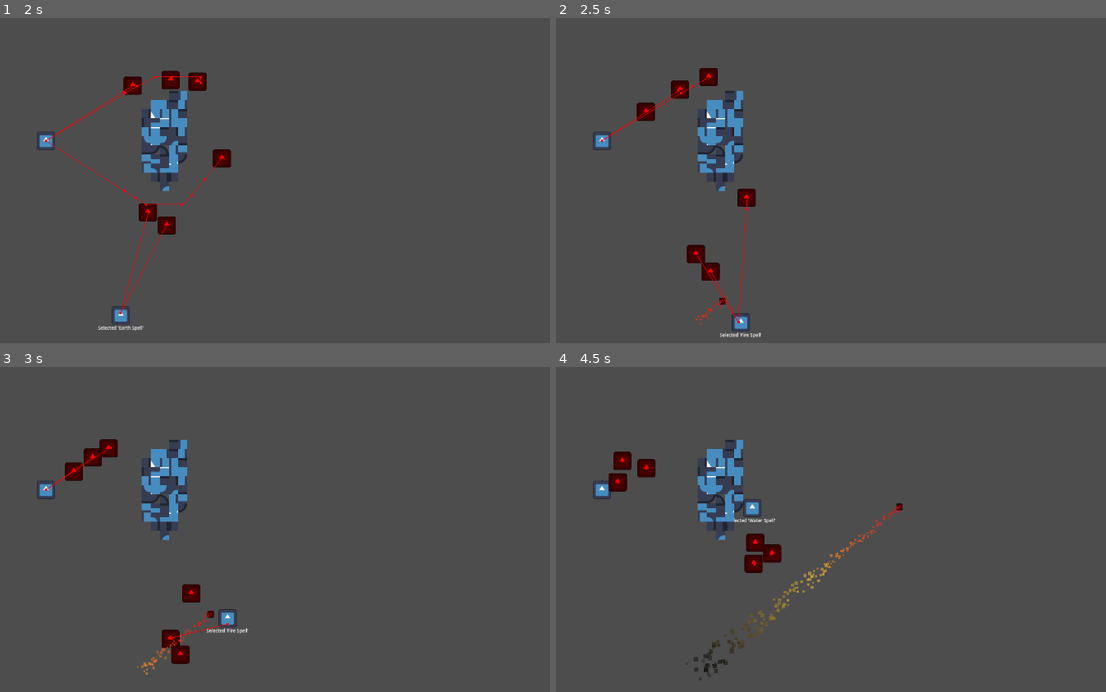
Above: before the commit, frames 1-4 (two rows, left to right).
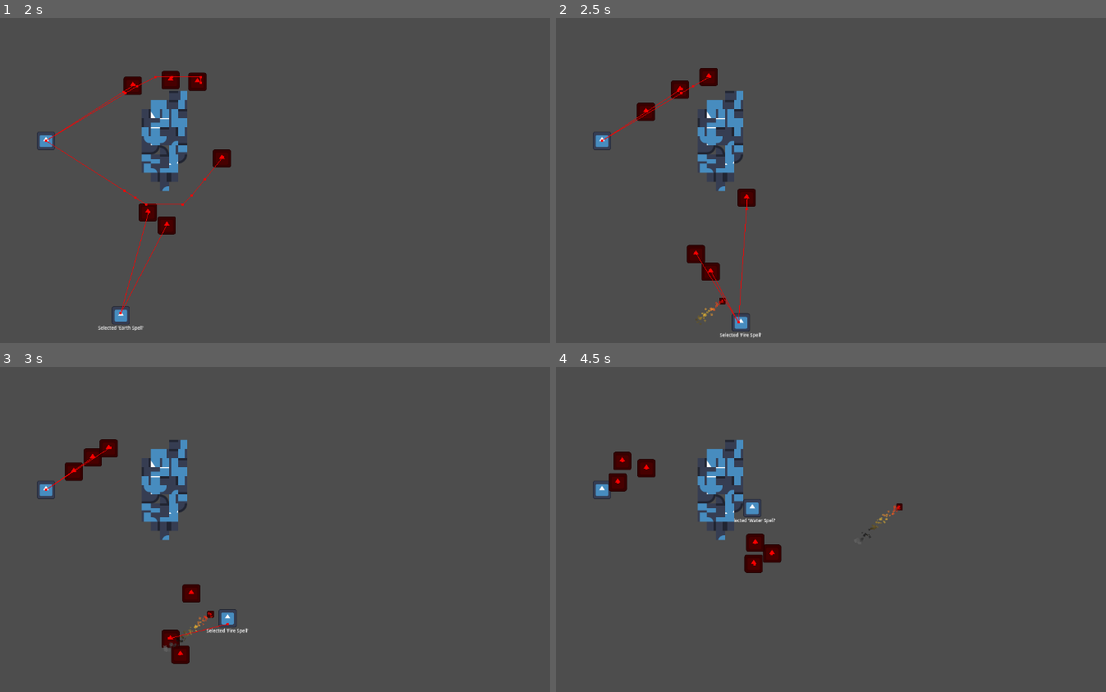
Above: after the commit, the same moments.

Repository: NIK-Pro-coder/coop-roguelike-reborn
Game: Godot game, scene res://main.tscn
Two runs of this game, one before a commit and one after it. Both use one fixed random seed, a clock stepped at 60 frames per second and the inputs below. The engine's default icon, where the game draws it, is replaced by a stand-in: a white triangle on a blue panel in a dark square.
Inputs (mouse positions are in pixels of both pictures, inside the frame that each line leads up to):
- Up to frame 1 (2 s): tap Enter at 0.5 s; move the mouse to (467, 183) at 0.52 s; hold D (right) 0.53-1.28 s; hold Tab (cycle_spell) 0.53-1.28 s; click (467, 183) at 0.67 s; move the mouse to (192, 219) at 1.27 s; hold S (down) from 1.28 s (still down); right-click (192, 219) at 1.35 s; click (192, 219) at 1.42 s
- Up to frame 2 (2.5 s): move the mouse to (946, 122) at 2.02 s; release S (down) at 2.03 s; hold D (right) from 2.03 s (still down); hold Tab (cycle_spell) from 2.03 s (still down); click (946, 122) at 2.17 s
- Up to frame 3 (3 s): move the mouse to (291, 623) at 2.77 s; release D (right) at 2.78 s; release Tab (cycle_spell) at 2.78 s; hold W (up) from 2.78 s (still down); right-click (291, 623) at 2.85 s; click (291, 623) at 2.92 s
- Up to frame 4 (4.5 s): move the mouse to (1078, 607) at 3.52 s; release W (up) at 3.53 s; hold Tab (cycle_spell) 3.53-4.28 s; hold A (left) from 3.53 s (still down); click (1078, 607) at 3.67 s; move the mouse to (682, 497) at 4.27 s; right-click (682, 497) at 4.35 s; click (682, 497) at 4.42 s

Frame 1 is identical in both runs. In frame 2, less than 0.1% of the frame differs, in the area x 25-31%, y 86-95%; in frame 3, 0.2%; in frame 4, 0.7%, in the area x 25-63%, y 42-95%.

Commit message:
Fixed fireball flying particles + Added fireball explosion particles

Diff:
--- a/Hitbox/projectile.gd
+++ b/Hitbox/projectile.gd
@@ -13,7 +13,7 @@
 
 @export var lifetime: float = -1.0
 
-@export var piercing: int = 3
+@export var piercing: int = -1
 var pierced: int = 0
 
 var hitbox: Hitbox
@@ -22,7 +22,8 @@
   hitbox = Hitbox.new()
   add_child(hitbox)
   hitbox.hit.connect(func(what: Hurtbox) -> void:
-    pierced += 1
+    if piercing >= 0:
+      pierced += 1
     if pierced > piercing:
       expire()
     hit_enemy(what)
@@ -33,7 +34,10 @@
 
   var timer: Timer = Timer.new()
   timer.autostart = true
+  timer.wait_time = lifetime
   timer.timeout.connect(expire)
+
+  add_child(timer)
 
 @warning_ignore("unused_parameter")
 func hit_enemy(box: Hurtbox) -> void:
--- a/Spells/FireSpell/fire_spell.gd
+++ b/Spells/FireSpell/fire_spell.gd
@@ -6,6 +6,5 @@
   var proj: Projectile = particles.instantiate()
   proj.dir = target_dir
   proj.global_position = player.global_position
-  proj.lifetime = 1.0
 
   player.get_tree().get_root().add_child.call_deferred(proj)
--- /dev/null
+++ b/Spells/FireSpell/fireball.gd
@@ -0,0 +1,13 @@
+@tool
+
+extends Projectile
+
+var explosion_scene: PackedScene = load("uid://bxs8c64gm6v7")
+
+func expire() -> void:
+  super.expire()
+
+  var exp_part: Hitbox = explosion_scene.instantiate()
+  exp_part.global_position = global_position
+
+  get_tree().get_root().add_child.call_deferred(exp_part)
--- a/Spells/FireSpell/fireball.tscn
+++ b/Spells/FireSpell/fireball.tscn
@@ -1,17 +1,17 @@
 [gd_scene format=3 uid="uid://cssirjrdiah6y"]
 
-[ext_resource type="Script" uid="uid://bwbohng3o31jq" path="res://Hitbox/projectile.gd" id="1_u2je5"]
+[ext_resource type="Script" uid="uid://8vaptn5jq3c4" path="res://Spells/FireSpell/fireball.gd" id="1_u2je5"]
 [ext_resource type="Texture2D" uid="uid://0msh4i528jdl" path="res://icon.svg" id="2_u2je5"]
 
 [sub_resource type="Gradient" id="Gradient_s7iqt"]
 offsets = PackedFloat32Array(0, 0.1634981, 0.3269962, 0.7186312, 1)
-colors = PackedColorArray(1, 0, 0, 1, 1, 0.3623615, 0.09985284, 1, 1, 0.78517264, 0.20906562, 1, 0, 0, 0, 1, 1, 1, 1, 1)
+colors = PackedColorArray(1, 0, 0, 1, 1, 0.3623615, 0.09985284, 1, 1, 0.78517264, 0.20906562, 1, 0, 0, 0, 1, 0.45, 0.45, 0.45, 1)
 
 [sub_resource type="GradientTexture1D" id="GradientTexture1D_u2je5"]
 gradient = SubResource("Gradient_s7iqt")
 
 [sub_resource type="Curve" id="Curve_p7rcn"]
-_data = [Vector2(0, 0.50283283), 0.0, 0.0, 0, 0, Vector2(0.7474049, 1), 0.0, 0.0, 0, 0, Vector2(1, 0), 0.0, 0.0, 0, 0]
+_data = [Vector2(0, 0.50283283), 0.0, 0.0, 0, 0, Vector2(0.7474049, 0.50283283), 0.0, 0.0, 0, 0, Vector2(1, 1), 0.0, 0.0, 0, 0]
 point_count = 3
 
 [sub_resource type="CurveTexture" id="CurveTexture_37hjv"]
@@ -21,10 +21,16 @@
 particle_flag_disable_z = true
 emission_shape = 1
 emission_sphere_radius = 8.0
+angle_min = -179.99998
+angle_max = 180.00002
 spread = 180.0
 initial_velocity_min = 5.0
 initial_velocity_max = 10.0
+angular_velocity_min = -25.000015
+angular_velocity_max = 24.999983
 gravity = Vector3(0, 0, 0)
+tangential_accel_min = -10.000002
+tangential_accel_max = 9.999997
 scale_min = 4.0
 scale_max = 8.0
 scale_curve = SubResource("CurveTexture_37hjv")
@@ -35,6 +41,7 @@
 position = Vector2(16, 16)
 script = ExtResource("1_u2je5")
 size = Vector2(16, 16)
+lifetime = 5.0
 metadata/_custom_type_script = "uid://bwbohng3o31jq"
 
 [node name="Icon" type="Sprite2D" parent="." unique_id=550256534]
@@ -43,6 +50,6 @@
 texture = ExtResource("2_u2je5")
 
 [node name="GPUParticles2D" type="GPUParticles2D" parent="." unique_id=20977816]
-amount = 256
-lifetime = 3.0
+amount = 64
+lifetime = 0.5
 process_material = SubResource("ParticleProcessMaterial_q22a5")
--- /dev/null
+++ b/Spells/FireSpell/fireball_explosion.tscn
@@ -0,0 +1,197 @@
+[gd_scene format=3 uid="uid://bxs8c64gm6v7"]
+
+[ext_resource type="Script" uid="uid://cpos4rlickkye" path="res://Hitbox/hitbox.gd" id="1_jfces"]
+
+[sub_resource type="Curve" id="Curve_gwp1p"]
+_data = [Vector2(0, 1), 0.0, 0.0, 0, 0, Vector2(1, 0), -2.9633265, 0.0, 0, 0]
+point_count = 2
+
+[sub_resource type="CurveTexture" id="CurveTexture_t507r"]
+curve = SubResource("Curve_gwp1p")
+
+[sub_resource type="ParticleProcessMaterial" id="ParticleProcessMaterial_dl4sq"]
+particle_flag_disable_z = true
+emission_shape = 1
+emission_sphere_radius = 32.0
+angle_min = -179.99998
+angle_max = 180.00002
+angular_velocity_min = -30.000015
+angular_velocity_max = 29.999983
+gravity = Vector3(0, 0, 0)
+scale_min = 6.0
+scale_max = 12.0
+scale_curve = SubResource("CurveTexture_t507r")
+color = Color(1, 0.7833333, 0, 1)
+
+[sub_resource type="Curve" id="Curve_genkd"]
+_data = [Vector2(0, 1), 0.0, -2.4032717, 0, 0, Vector2(1, 0), 0.0, 0.0, 0, 0]
+point_count = 2
+
+[sub_resource type="CurveTexture" id="CurveTexture_gwp1p"]
+curve = SubResource("Curve_genkd")
+
+[sub_resource type="ParticleProcessMaterial" id="ParticleProcessMaterial_t507r"]
+particle_flag_disable_z = true
+gravity = Vector3(0, 0, 0)
+scale_min = 48.0
+scale_max = 48.0
+scale_curve = SubResource("CurveTexture_gwp1p")
+color = Color(1, 0.8333334, 0, 1)
+
+[sub_resource type="Curve" id="Curve_dl4sq"]
+_data = [Vector2(0, 1), 0.0, -3.230929, 0, 0, Vector2(1, 0), -0.031488005, 0.0, 0, 0]
+point_count = 2
+
+[sub_resource type="CurveTexture" id="CurveTexture_pphn1"]
+curve = SubResource("Curve_dl4sq")
+
+[sub_resource type="ParticleProcessMaterial" id="ParticleProcessMaterial_genkd"]
+particle_flag_disable_z = true
+spread = 180.0
+initial_velocity_min = 200.0
+initial_velocity_max = 240.0
+gravity = Vector3(0, 0, 0)
+linear_accel_min = -120.0
+linear_accel_max = -80.0
+scale_min = 2.0
+scale_max = 6.0
+scale_curve = SubResource("CurveTexture_pphn1")
+color = Color(1, 0.8666667, 0, 1)
+
+[sub_resource type="Animation" id="Animation_pphn1"]
+length = 0.001
+tracks/0/type = "value"
+tracks/0/imported = false
+tracks/0/enabled = true
+tracks/0/path = NodePath("fire:emitting")
+tracks/0/interp = 1
+tracks/0/loop_wrap = true
+tracks/0/keys = {
+"times": PackedFloat32Array(0),
+"transitions": PackedFloat32Array(1),
+"update": 1,
+"values": [false]
+}
+tracks/1/type = "value"
+tracks/1/imported = false
+tracks/1/enabled = true
+tracks/1/path = NodePath("flash:emitting")
+tracks/1/interp = 1
+tracks/1/loop_wrap = true
+tracks/1/keys = {
+"times": PackedFloat32Array(0),
+"transitions": PackedFloat32Array(1),
+"update": 1,
+"values": [false]
+}
+tracks/2/type = "value"
+tracks/2/imported = false
+tracks/2/enabled = true
+tracks/2/path = NodePath("sparks:emitting")
+tracks/2/interp = 1
+tracks/2/loop_wrap = true
+tracks/2/keys = {
+"times": PackedFloat32Array(0),
+"transitions": PackedFloat32Array(1),
+"update": 1,
+"values": [false]
+}
+
+[sub_resource type="Animation" id="Animation_nl3hs"]
+resource_name = "teast"
+length = 0.5
+tracks/0/type = "value"
+tracks/0/imported = false
+tracks/0/enabled = true
+tracks/0/path = NodePath("fire:emitting")
+tracks/0/interp = 1
+tracks/0/loop_wrap = true
+tracks/0/keys = {
+"times": PackedFloat32Array(0, 0.5),
+"transitions": PackedFloat32Array(1, 1),
+"update": 1,
+"values": [true, false]
+}
+tracks/1/type = "value"
+tracks/1/imported = false
+tracks/1/enabled = true
+tracks/1/path = NodePath("flash:emitting")
+tracks/1/interp = 1
+tracks/1/loop_wrap = true
+tracks/1/keys = {
+"times": PackedFloat32Array(0, 0.5),
+"transitions": PackedFloat32Array(1, 1),
+"update": 1,
+"values": [true, false]
+}
+tracks/2/type = "value"
+tracks/2/imported = false
+tracks/2/enabled = true
+tracks/2/path = NodePath("sparks:emitting")
+tracks/2/interp = 1
+tracks/2/loop_wrap = true
+tracks/2/keys = {
+"times": PackedFloat32Array(0, 0.5),
+"transitions": PackedFloat32Array(1, 1),
+"update": 1,
+"values": [true, false]
+}
+tracks/3/type = "method"
+tracks/3/imported = false
+tracks/3/enabled = true
+tracks/3/path = NodePath(".")
+tracks/3/interp = 1
+tracks/3/loop_wrap = true
+tracks/3/keys = {
+"times": PackedFloat32Array(0.5),
+"transitions": PackedFloat32Array(1),
+"values": [{
+"args": [],
+"method": &"queue_free"
+}]
+}
+
+[sub_resource type="AnimationLibrary" id="AnimationLibrary_rmrf4"]
+_data = {
+&"RESET": SubResource("Animation_pphn1"),
+&"explode": SubResource("Animation_nl3hs")
+}
+
+[node name="fireball_explosion" type="Area2D" unique_id=690701815]
+collision_layer = 0
+collision_mask = 4
+script = ExtResource("1_jfces")
+size = Vector2(48, 48)
+iframe_group = "3739792512111"
+metadata/_custom_type_script = "uid://cpos4rlickkye"
+
+[node name="fire" type="GPUParticles2D" parent="." unique_id=2051039496]
+z_index = 1
+emitting = false
+amount = 32
+lifetime = 0.5
+one_shot = true
+explosiveness = 1.0
+process_material = SubResource("ParticleProcessMaterial_dl4sq")
+
+[node name="flash" type="GPUParticles2D" parent="." unique_id=448598866]
+emitting = false
+amount = 1
+lifetime = 0.2
+one_shot = true
+explosiveness = 1.0
+process_material = SubResource("ParticleProcessMaterial_t507r")
+
+[node name="sparks" type="GPUParticles2D" parent="." unique_id=1636836868]
+z_index = 1
+emitting = false
+amount = 16
+one_shot = true
+speed_scale = 2.5
+explosiveness = 1.0
+trail_enabled = true
+process_material = SubResource("ParticleProcessMaterial_genkd")
+
+[node name="AnimationPlayer" type="AnimationPlayer" parent="." unique_id=333831047]
+libraries/ = SubResource("AnimationLibrary_rmrf4")
+autoplay = &"explode"
Not shown, added: Spells/FireSpell/fireball.gd.uid
